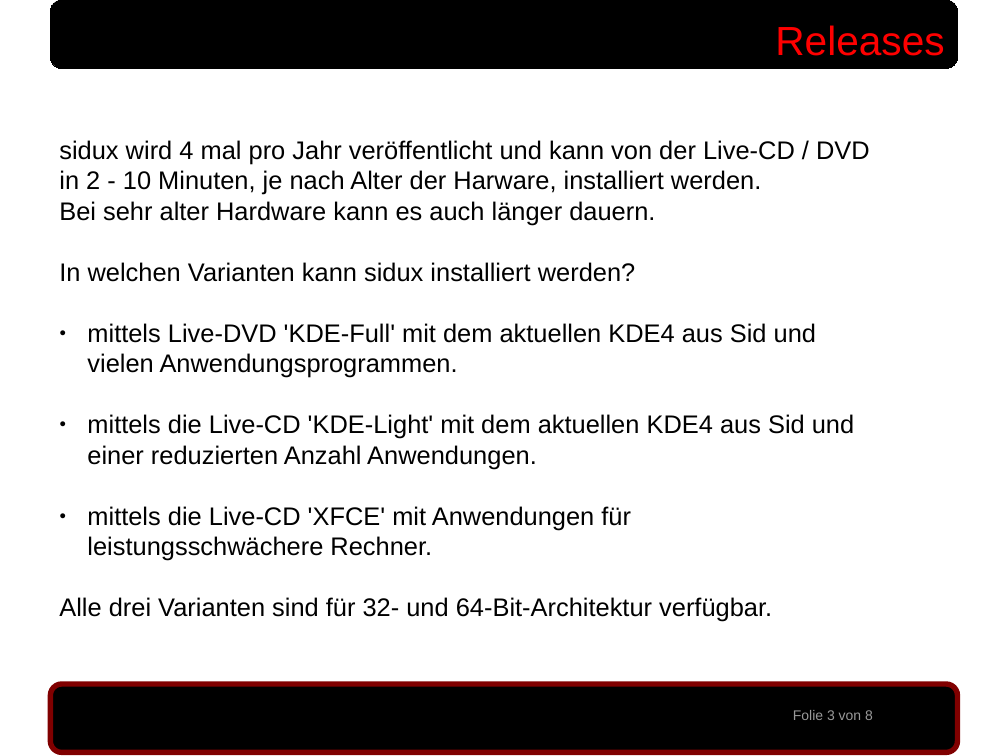
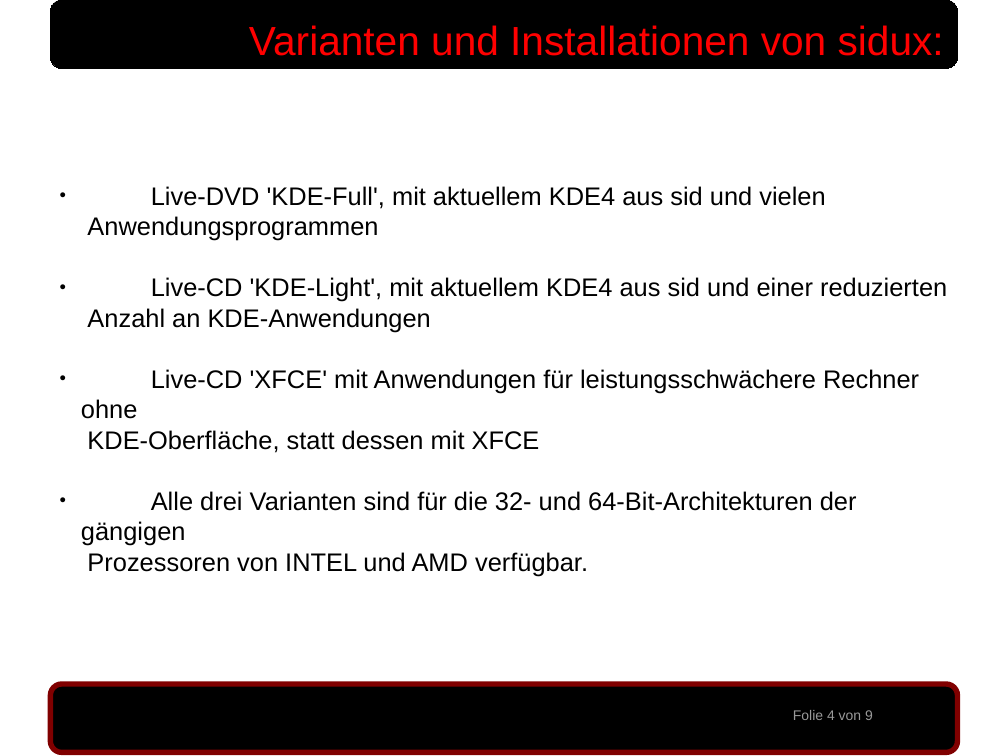
Before and after one commit to sidux-ev/praesentation, a slide deck: slide 4 of bin/sigint2010_koeln.odp (slide 3 before the commit). Drawn at 1008x756 pixels with LibreOffice and Linux fonts; fonts in the diff are those of the drawing; background and template pictures are left out. Boxes give left, top, right and bottom in pixels: in the first picture for what was removed or moved away, otherwise in the second. Text is boxed around its words. In the diff, an @@ line names an element or a change of style, - is before the commit and + after.

```diff
--- a/bin/sigint2010_koeln.odp
+++ b/bin/sigint2010_koeln.odp
@@ text added at (x1=249, y1=25, x2=944, y2=56), 32 pt, text #FF0000 @@
+Varianten und Installationen von sidux:
@@ text removed at (x1=775, y1=25, x2=944, y2=56) @@
-Releases
@@ text at (x1=81, y1=186, x2=947, y2=576): text changed @@
-sidux wird 4 mal pro Jahr veröffentlicht und kann von der Live-CD / DVD
-in 2 - 10 Minuten, je nach Alter der Harware, installiert werden.
-Bei sehr alter Hardware kann es auch länger dauern.
-In welchen Varianten kann sidux installiert werden?
-● mittels Live-DVD 'KDE-Full' mit dem aktuellen KDE4 aus Sid und
-vielen Anwendungsprogrammen.
-● mittels die Live-CD 'KDE-Light' mit dem aktuellen KDE4 aus Sid und
-einer reduzierten Anzahl Anwendungen.
-● mittels die Live-CD 'XFCE' mit Anwendungen für
-  leistungsschwächere Rechner.
-Alle drei Varianten sind für 32- und 64-Bit-Architektur verfügbar.
+● Live-DVD 'KDE-Full', mit aktuellem KDE4 aus sid und vielen
+  Anwendungsprogrammen
+● Live-CD 'KDE-Light', mit aktuellem KDE4 aus sid und einer reduzierten
+  Anzahl an KDE-Anwendungen
+● Live-CD 'XFCE' mit Anwendungen für leistungsschwächere Rechner ohne
+  KDE-Oberfläche, statt dessen mit XFCE
+● Alle drei Varianten sind für die 32- und 64-Bit-Architekturen der gängigen
+  Prozessoren von INTEL und AMD verfügbar.
@@ text at (x1=793, y1=710, x2=873, y2=720): text changed @@
-Folie 3 von 8
+Folie 4 von 9
```
Also in this commit, not shown: 7 other slides changed, 1 slide added, 2 other files.
